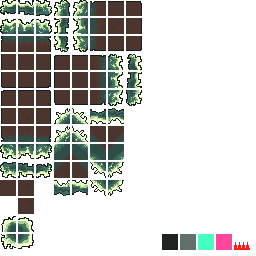
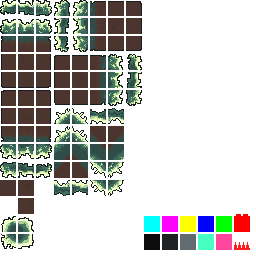
The second 256x256 image is a revision of the first. Changes to its layers:
painted on "레이어 12 복사" over [144, 214, 250, 250]